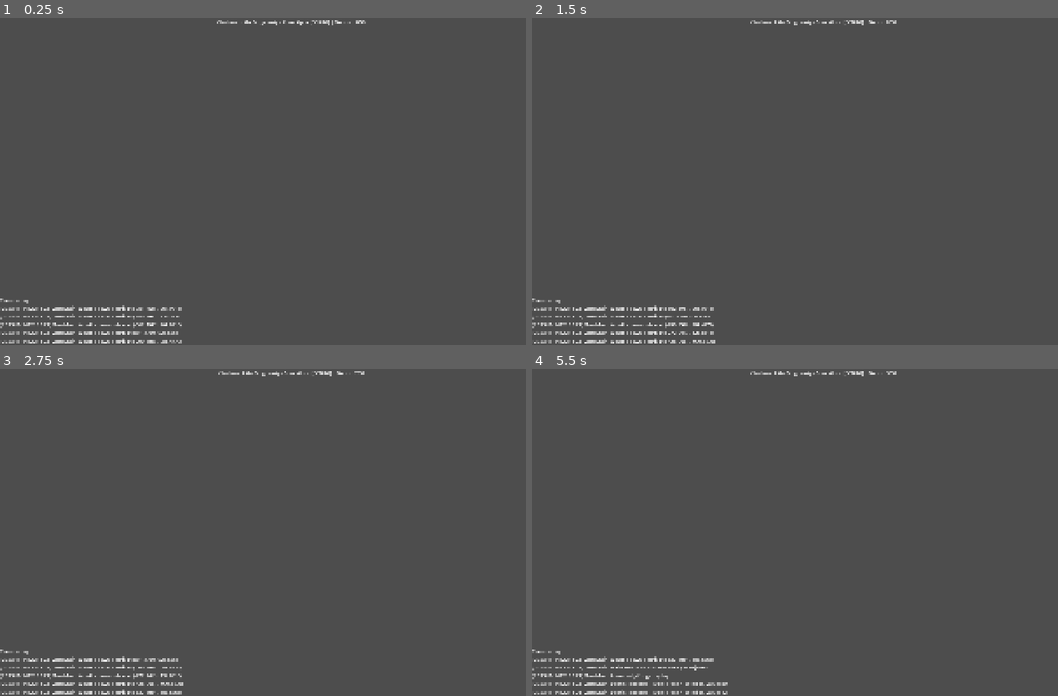
Above: before the commit, frames 1-4 (two rows, left to right).
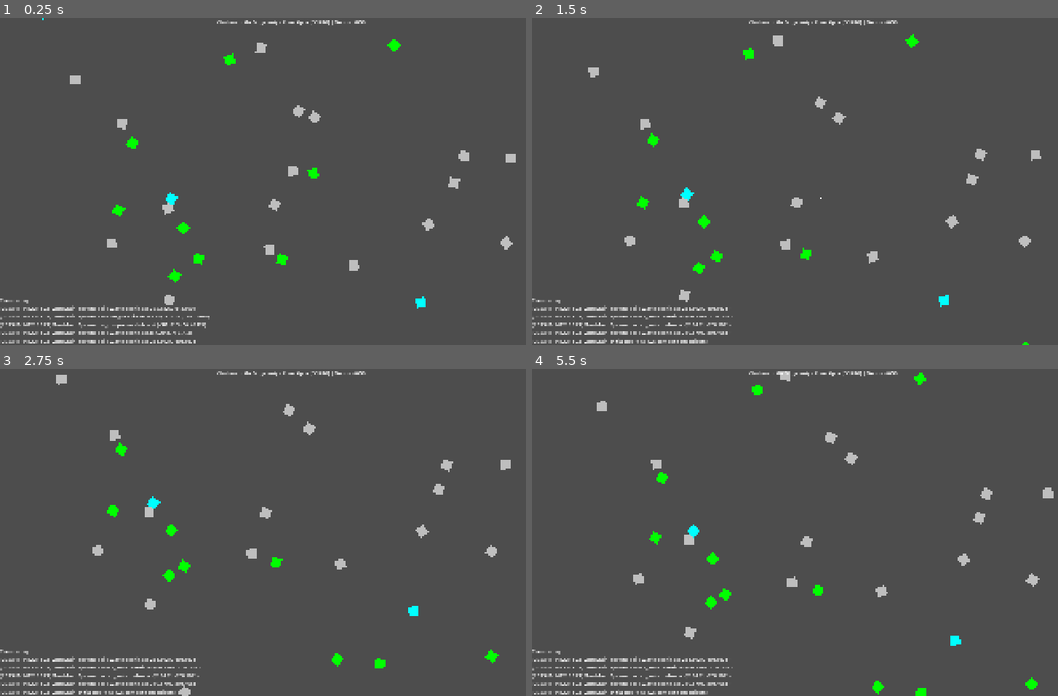
Above: after the commit, the same moments.

Repository: astrogirlnim/Children_of_Singularity
Game: Godot game, scene res://scenes/zones/ZoneMain.tscn
Two runs of this game, one before a commit and one after it. Both use one fixed random seed, a clock stepped at 60 frames per second and the inputs below.
Inputs:
- Up to frame 1 (0.25 s): no input
- Up to frame 2 (1.5 s): hold D (move_right) 0.53-1.28 s; tap E (collect) at 0.6, 1.35 s; hold S (move_down) from 1.28 s (still down)
- Up to frame 3 (2.75 s): release S (move_down) at 2.03 s; hold D (move_right) from 2.03 s (still down); tap F (interact) at 2.1 s; tap E (collect) at 2.3 s
- Up to frame 4 (5.5 s): release D (move_right) at 2.78 s; hold W (move_up) 2.78-3.53 s; tap E (collect) at 2.85, 3.6, 4.55, 5.1 s; hold A (move_left) 3.53-5.03 s; tap F (interact) at 4.35 s; tap Enter at 5 s; hold S (move_down) from 5.03 s (still down)

The runs differ from the first frame. In frame 1, 2.3% of the frame differs, in the area x 8-99%, y 0-100%; in frame 2, 2.3%; in frame 3, 2.3%; in frame 4, 2.5%, in the area x 8-100%, y 0-100%.

Commit message:
Implement real debris collection system with Area2D collision detection and visual feedback

Diff:
--- a/scenes/zones/ZoneMain.tscn
+++ b/scenes/zones/ZoneMain.tscn
@@ -1,10 +1,13 @@
-[gd_scene load_steps=4 format=3 uid="uid://b8xvwgqjkm8nh"]
+[gd_scene load_steps=5 format=3 uid="uid://b8xvwgqjkm8nh"]
 
 [ext_resource type="Script" path="res://scripts/ZoneMain.gd" id="1_0k8x5"]
 [ext_resource type="Script" path="res://scripts/PlayerShip.gd" id="2_1h3k2"]
 
 [sub_resource type="RectangleShape2D" id="RectangleShape2D_1"]
 size = Vector2(64, 32)
+
+[sub_resource type="CircleShape2D" id="CircleShape2D_1"]
+radius = 80.0
 
 [node name="ZoneMain" type="Node2D"]
 script = ExtResource("1_0k8x5")
@@ -13,6 +16,8 @@
 enabled = true
 
 [node name="PlayerShip" type="CharacterBody2D" parent="."]
+collision_layer = 1
+collision_mask = 1
 script = ExtResource("2_1h3k2")
 
 [node name="Sprite2D" type="Sprite2D" parent="PlayerShip"]
@@ -20,6 +25,13 @@
 
 [node name="CollisionShape2D" type="CollisionShape2D" parent="PlayerShip"]
 shape = SubResource("RectangleShape2D_1")
+
+[node name="CollectionArea" type="Area2D" parent="PlayerShip"]
+collision_layer = 0
+collision_mask = 4
+
+[node name="CollectionCollision" type="CollisionShape2D" parent="PlayerShip/CollectionArea"]
+shape = SubResource("CircleShape2D_1")
 
 [node name="DebrisContainer" type="Node2D" parent="."]
 
--- a/scripts/PlayerShip.gd
+++ b/scripts/PlayerShip.gd
@@ -19,6 +19,8 @@
 
 @onready var sprite_2d: Sprite2D = $Sprite2D
 @onready var collision_shape_2d: CollisionShape2D = $CollisionShape2D
+@onready var collection_area: Area2D = $CollectionArea
+@onready var collection_collision: CollisionShape2D = $CollectionArea/CollectionCollision
 
 # Movement properties
 var speed: float = 200.0
@@ -35,13 +37,14 @@
 
 # Interaction state
 var can_collect: bool = true
-var collection_range: float = 50.0
-var nearby_debris: Array[Node2D] = []
-var nearby_npcs: Array[Node2D] = []
+var collection_range: float = 80.0
+var nearby_debris: Array[RigidBody2D] = []
+var collection_cooldown: float = 0.5
 
 func _ready() -> void:
 	_log_message("PlayerShip: Initializing player ship")
 	_setup_collision()
+	_setup_collection_area()
 	_initialize_player_state()
 	_log_message("PlayerShip: Player ship ready for gameplay")
 
@@ -55,6 +58,34 @@
 		rect_shape.size = Vector2(32, 32)
 		collision_shape_2d.shape = rect_shape
 		_log_message("PlayerShip: Created default collision shape")
+
+func _setup_collection_area() -> void:
+	"""Set up collection area for debris detection"""
+	_log_message("PlayerShip: Setting up collection area")
+
+	# Create collection area if it doesn't exist
+	if not collection_area:
+		collection_area = Area2D.new()
+		collection_area.name = "CollectionArea"
+		collection_area.collision_layer = 0  # Don't collide with anything
+		collection_area.collision_mask = 4   # Detect debris (layer 4)
+		add_child(collection_area)
+
+		# Create collision shape for collection area
+		collection_collision = CollisionShape2D.new()
+		collection_collision.name = "CollectionCollision"
+		var circle_shape = CircleShape2D.new()
+		circle_shape.radius = collection_range
+		collection_collision.shape = circle_shape
+		collection_area.add_child(collection_collision)
+
+		_log_message("PlayerShip: Created collection area")
+
+	# Connect signals
+	if collection_area:
+		collection_area.body_entered.connect(_on_collection_area_body_entered)
+		collection_area.body_exited.connect(_on_collection_area_body_exited)
+		_log_message("PlayerShip: Collection area signals connected")
 
 func _initialize_player_state() -> void:
 	"""Initialize player state and inventory"""
@@ -119,30 +150,77 @@
 		_log_message("PlayerShip: Inventory full! Cannot collect more debris")
 		return
 
-	# For now, simulate collecting debris
-	var debris_types = ["scrap_metal", "broken_satellite", "bio_waste", "ai_component"]
-	var collected_type = debris_types[randi() % debris_types.size()]
-	var collected_value = randi_range(10, 50)
-
-	_collect_debris(collected_type, collected_value)
-
-func _collect_debris(debris_type: String, value: int) -> void:
-	"""Collect a specific piece of debris"""
+	if nearby_debris.is_empty():
+		_log_message("PlayerShip: No debris in collection range")
+		return
+
+	# Find the closest debris
+	var closest_debris = _find_closest_debris()
+	if closest_debris:
+		_collect_debris_object(closest_debris)
+
+func _find_closest_debris() -> RigidBody2D:
+	"""Find the closest debris object in range"""
+	var closest_debris: RigidBody2D = null
+	var closest_distance = INF
+
+	for debris in nearby_debris:
+		if is_instance_valid(debris):
+			var distance = global_position.distance_to(debris.global_position)
+			if distance < closest_distance:
+				closest_distance = distance
+				closest_debris = debris
+
+	return closest_debris
+
+func _collect_debris_object(debris_object: RigidBody2D) -> void:
+	"""Collect a specific debris object"""
+	if not is_instance_valid(debris_object):
+		return
+
+	# Get debris data from metadata
+	var debris_type = debris_object.get_meta("debris_type", "unknown")
+	var debris_value = debris_object.get_meta("debris_value", 0)
+	var debris_id = debris_object.get_meta("debris_id", "unknown")
+
+	# Create inventory item
 	var debris_item = {
 		"type": debris_type,
-		"value": value,
+		"value": debris_value,
+		"id": debris_id,
 		"timestamp": Time.get_unix_time_from_system()
 	}
 
 	current_inventory.append(debris_item)
-	_log_message("PlayerShip: Collected %s (Value: %d) - Inventory: %d/%d" % [debris_type, value, current_inventory.size(), inventory_capacity])
-
-	debris_collected.emit(debris_type, value)
+	_log_message("PlayerShip: Collected %s (Value: %d) - Inventory: %d/%d" % [debris_type, debris_value, current_inventory.size(), inventory_capacity])
+
+	# Remove from nearby debris list
+	nearby_debris.erase(debris_object)
+
+	# Emit signal
+	debris_collected.emit(debris_type, debris_value)
+
+	# Remove the debris object from the zone
+	var zone_main = get_parent()
+	if zone_main and zone_main.has_method("remove_debris"):
+		zone_main.remove_debris(debris_object)
 
 	# Brief collection cooldown
 	can_collect = false
-	await get_tree().create_timer(0.5).timeout
+	await get_tree().create_timer(collection_cooldown).timeout
 	can_collect = true
+
+func _on_collection_area_body_entered(body: Node2D) -> void:
+	"""Handle debris entering collection range"""
+	if body.is_in_group("debris") or body.has_meta("debris_type"):
+		nearby_debris.append(body)
+		_log_message("PlayerShip: Debris entered collection range - %s" % body.get_meta("debris_type", "unknown"))
+
+func _on_collection_area_body_exited(body: Node2D) -> void:
+	"""Handle debris exiting collection range"""
+	if body in nearby_debris:
+		nearby_debris.erase(body)
+		_log_message("PlayerShip: Debris exited collection range - %s" % body.get_meta("debris_type", "unknown"))
 
 func _attempt_interaction() -> void:
 	"""Attempt to interact with nearby NPCs or objects"""
@@ -165,7 +243,8 @@
 		"inventory_capacity": inventory_capacity,
 		"credits": credits,
 		"upgrades": upgrades,
-		"speed": speed
+		"speed": speed,
+		"nearby_debris_count": nearby_debris.size()
 	}
 
 ## Add credits to the player
@@ -205,12 +284,26 @@
 		"inventory_expansion":
 			inventory_capacity = 10 + (level * 5)
 		"collection_efficiency":
-			collection_range = 50.0 + (level * 25.0)
+			collection_range = 80.0 + (level * 20.0)
+			collection_cooldown = max(0.1, 0.5 - (level * 0.05))
+			# Update collection area size
+			if collection_collision and collection_collision.shape:
+				collection_collision.shape.radius = collection_range
 		"zone_access":
 			# This will be handled by the zone system
 			pass
 
-	_log_message("PlayerShip: Upgrade effects applied - Speed: %.1f, Capacity: %d" % [speed, inventory_capacity])
+	_log_message("PlayerShip: Upgrade effects applied - Speed: %.1f, Capacity: %d, Collection Range: %.1f" % [speed, inventory_capacity, collection_range])
+
+## Get debris in collection range
+func get_debris_in_range() -> Array[RigidBody2D]:
+	"""Get all debris currently in collection range"""
+	return nearby_debris.duplicate()
+
+## Get the closest debris object
+func get_closest_debris() -> RigidBody2D:
+	"""Get the closest debris object in range"""
+	return _find_closest_debris()
 
 ## Teleport player to a specific position
 func teleport_to(new_position: Vector2) -> void:
--- a/scripts/ZoneMain.gd
+++ b/scripts/ZoneMain.gd
@@ -28,6 +28,15 @@
 var zone_bounds: Rect2 = Rect2(-1000, -1000, 2000, 2000)
 var game_logs: Array[String] = []
 
+# Debris spawning properties
+var debris_types: Array[Dictionary] = [
+	{"type": "scrap_metal", "value": 5, "spawn_weight": 40, "color": Color.GRAY},
+	{"type": "broken_satellite", "value": 150, "spawn_weight": 10, "color": Color.SILVER},
+	{"type": "bio_waste", "value": 25, "spawn_weight": 25, "color": Color.GREEN},
+	{"type": "ai_component", "value": 500, "spawn_weight": 5, "color": Color.CYAN},
+	{"type": "unknown_artifact", "value": 1000, "spawn_weight": 1, "color": Color.PURPLE}
+]
+
 func _ready() -> void:
 	_log_message("ZoneMain: Initializing zone controller")
 	_initialize_zone()
@@ -61,19 +70,106 @@
 
 func _spawn_initial_debris() -> void:
 	"""Spawn initial debris objects in the zone"""
-	_log_message("ZoneMain: Spawning initial debris (placeholder)")
-
-	# TODO: Implement actual debris spawning system
-	# For now, just log that we would spawn debris
-	for i in range(10):
-		var debris_pos = Vector2(
-			randf_range(zone_bounds.position.x, zone_bounds.end.x),
-			randf_range(zone_bounds.position.y, zone_bounds.end.y)
-		)
-		_log_message("ZoneMain: Would spawn debris at %s" % debris_pos)
-
-	current_debris_count = 10
+	_log_message("ZoneMain: Spawning initial debris objects")
+
+	# Clear existing debris
+	for child in debris_container.get_children():
+		child.queue_free()
+
+	current_debris_count = 0
+
+	# Spawn debris objects
+	for i in range(max_debris_count):
+		_spawn_debris_object()
+
 	_log_message("ZoneMain: Initial debris spawn complete (%d objects)" % current_debris_count)
+
+func _spawn_debris_object() -> void:
+	"""Spawn a single debris object"""
+	if current_debris_count >= max_debris_count:
+		return
+
+	# Choose debris type based on spawn weights
+	var debris_type_data = _get_weighted_debris_type()
+
+	# Create debris object
+	var debris_object = _create_debris_object(debris_type_data)
+
+	# Set random position within zone bounds
+	var spawn_position = Vector2(
+		randf_range(zone_bounds.position.x + 100, zone_bounds.end.x - 100),
+		randf_range(zone_bounds.position.y + 100, zone_bounds.end.y - 100)
+	)
+
+	debris_object.global_position = spawn_position
+	debris_container.add_child(debris_object)
+
+	current_debris_count += 1
+
+	_log_message("ZoneMain: Spawned %s debris at %s" % [debris_type_data.type, spawn_position])
+
+func _get_weighted_debris_type() -> Dictionary:
+	"""Get a random debris type based on spawn weights"""
+	var total_weight = 0
+	for debris_type in debris_types:
+		total_weight += debris_type.spawn_weight
+
+	var random_value = randf() * total_weight
+	var current_weight = 0
+
+	for debris_type in debris_types:
+		current_weight += debris_type.spawn_weight
+		if random_value <= current_weight:
+			return debris_type
+
+	# Fallback to first type
+	return debris_types[0]
+
+func _create_debris_object(debris_type_data: Dictionary) -> RigidBody2D:
+	"""Create a debris object with collision and visual components"""
+	var debris_object = RigidBody2D.new()
+	debris_object.name = "Debris_%s_%d" % [debris_type_data.type, current_debris_count]
+	debris_object.collision_layer = 4  # debris layer
+	debris_object.collision_mask = 1   # can collide with player
+	debris_object.gravity_scale = 0    # no gravity in space
+	debris_object.linear_damp = 0.5    # slight damping for realistic movement
+	debris_object.angular_damp = 0.3
+
+	# Create visual representation
+	var sprite = Sprite2D.new()
+	sprite.name = "DebrisSprite"
+
+	# Create a simple colored rectangle texture
+	var texture = ImageTexture.new()
+	var image = Image.create(32, 32, false, Image.FORMAT_RGBA8)
+	image.fill(debris_type_data.color)
+	texture.set_image(image)
+	sprite.texture = texture
+
+	debris_object.add_child(sprite)
+
+	# Create collision shape
+	var collision_shape = CollisionShape2D.new()
+	collision_shape.name = "DebrisCollision"
+	var rect_shape = RectangleShape2D.new()
+	rect_shape.size = Vector2(30, 30)
+	collision_shape.shape = rect_shape
+	debris_object.add_child(collision_shape)
+
+	# Add metadata to the debris object
+	debris_object.set_meta("debris_type", debris_type_data.type)
+	debris_object.set_meta("debris_value", debris_type_data.value)
+	debris_object.set_meta("debris_id", "debris_%s_%d" % [debris_type_data.type, current_debris_count])
+
+	# Add slight random rotation and velocity
+	debris_object.rotation = randf() * TAU
+	debris_object.linear_velocity = Vector2(
+		randf_range(-20, 20),
+		randf_range(-20, 20)
+	)
+	debris_object.angular_velocity = randf_range(-0.5, 0.5)
+
+	return debris_object
 
 func _on_debris_collected(debris_type: String, value: int) -> void:
 	"""Handle debris collection events from player"""
@@ -82,6 +178,10 @@
 	debris_collected.emit(debris_type, value)
 	_update_debug_display()
 
+	# Spawn a new debris object to maintain count
+	if current_debris_count < max_debris_count:
+		get_tree().create_timer(randf_range(5.0, 15.0)).timeout.connect(_spawn_debris_object)
+
 func _on_player_position_changed(new_position: Vector2) -> void:
 	"""Handle player position updates for camera tracking"""
 	if camera_2d:
@@ -107,6 +207,56 @@
 	# Update log display
 	if log_label:
 		log_label.text = "Console Log:\n" + "\n".join(game_logs)
+
+## Get debris object by ID
+func get_debris_by_id(debris_id: String) -> RigidBody2D:
+	"""Get a specific debris object by its ID"""
+	for child in debris_container.get_children():
+		if child.has_meta("debris_id") and child.get_meta("debris_id") == debris_id:
+			return child
+	return null
+
+## Remove debris object (called when collected)
+func remove_debris(debris_object: RigidBody2D) -> void:
+	"""Remove a debris object from the zone"""
+	if debris_object and is_instance_valid(debris_object):
+		var debris_type = debris_object.get_meta("debris_type", "unknown")
+		var debris_value = debris_object.get_meta("debris_value", 0)
+
+		_log_message("ZoneMain: Removing debris - Type: %s, Value: %d" % [debris_type, debris_value])
+
+		# Create collection effect
+		_create_collection_effect(debris_object.global_position)
+
+		# Remove the debris object
+		debris_object.queue_free()
+		current_debris_count -= 1
+		_update_debug_display()
+
+func _create_collection_effect(position: Vector2) -> void:
+	"""Create a visual effect when debris is collected"""
+	var effect = Node2D.new()
+	effect.name = "CollectionEffect"
+	effect.global_position = position
+
+	# Create expanding circle effect
+	var particles = CPUParticles2D.new()
+	particles.emitting = true
+	particles.amount = 20
+	particles.lifetime = 0.5
+	particles.one_shot = true
+	particles.spread = 45.0
+	particles.initial_velocity_min = 50.0
+	particles.initial_velocity_max = 100.0
+	particles.scale_amount_min = 0.5
+	particles.scale_amount_max = 1.5
+	particles.color = Color.WHITE
+
+	effect.add_child(particles)
+	add_child(effect)
+
+	# Remove effect after animation completes
+	get_tree().create_timer(1.0).timeout.connect(func(): effect.queue_free())
 
 ## Get the current zone information
 func get_zone_info() -> Dictionary:
@@ -119,21 +269,42 @@
 	}
 
 ## Manually spawn debris at a specific position
-func spawn_debris_at(position: Vector2, debris_type: String = "generic") -> void:
+func spawn_debris_at(position: Vector2, debris_type: String = "scrap_metal") -> void:
+	"""Spawn debris at a specific position"""
 	_log_message("ZoneMain: Spawning %s debris at %s" % [debris_type, position])
-	# TODO: Implement actual debris spawning
+
+	# Find debris type data
+	var debris_type_data = null
+	for dtype in debris_types:
+		if dtype.type == debris_type:
+			debris_type_data = dtype
+			break
+
+	if not debris_type_data:
+		debris_type_data = debris_types[0]  # Default to first type
+
+	# Create debris object
+	var debris_object = _create_debris_object(debris_type_data)
+	debris_object.global_position = position
+	debris_container.add_child(debris_object)
+
 	current_debris_count += 1
 	_update_debug_display()
 
 ## Clear all debris from the zone
 func clear_all_debris() -> void:
+	"""Clear all debris from the zone"""
 	_log_message("ZoneMain: Clearing all debris from zone")
-	# TODO: Implement actual debris clearing
+
+	for child in debris_container.get_children():
+		child.queue_free()
+
 	current_debris_count = 0
 	_update_debug_display()
 
 ## Reset the zone to its initial state
 func reset_zone() -> void:
+	"""Reset the zone to its initial state"""
 	_log_message("ZoneMain: Resetting zone to initial state")
 	clear_all_debris()
 	_spawn_initial_debris()
Not shown, changed: backend/app.py
